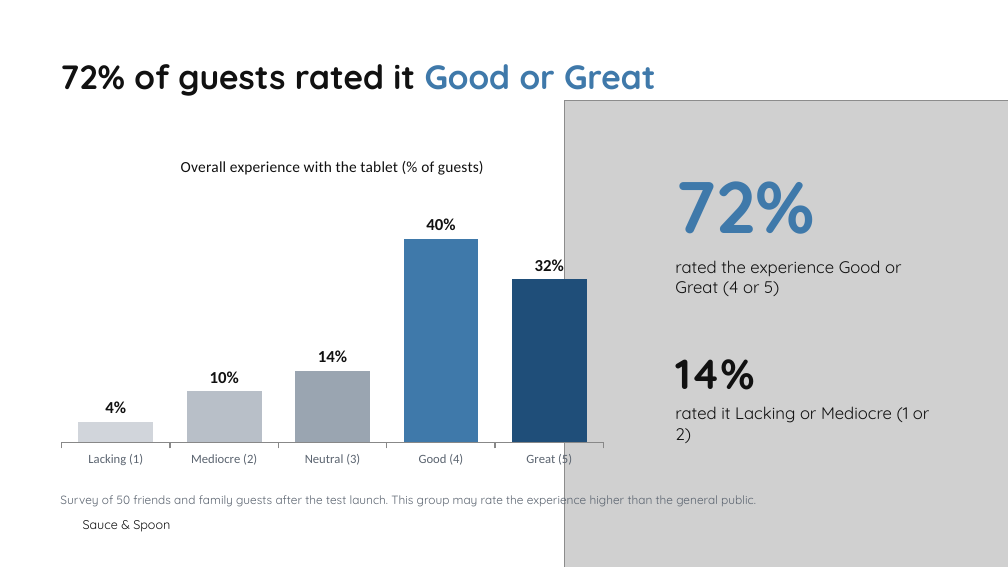
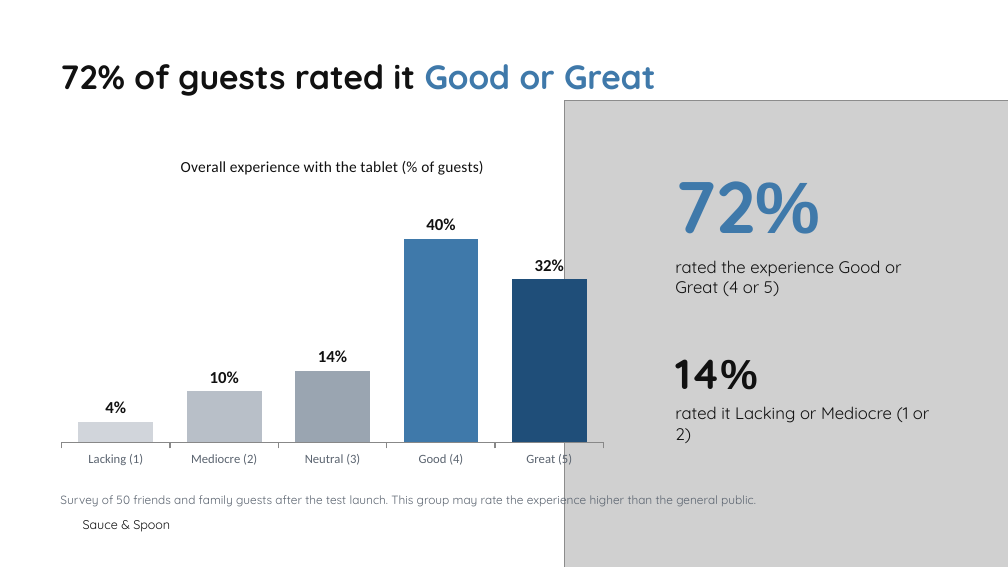
Before and after one commit to Daninja111/sauce-and-spoon-tablet-rollout, a slide deck: slide 4 of 2_Test-Launch-Findings.pptx. Drawn at 1008x567 pixels with LibreOffice and Linux fonts; fonts in the diff are those of the drawing; grey boxes stand for pictures; background and template pictures are left out. Boxes give left, top, right and bottom in pixels: in the first picture for what was removed or moved away, otherwise in the second. Text is boxed around its words. In the diff, an @@ line names an element or a change of style, - is before the commit and + after.

```diff
--- a/2_Test-Launch-Findings.pptx
+++ b/2_Test-Launch-Findings.pptx
@@ text "72%" at bbox=[675, 181, 820, 234]: font Quicksand to Arial in "72%" @@
@@ text "14%" at bbox=[675, 359, 757, 390]: font Quicksand to Arial in "14%" @@
```
Also in this commit, not shown: 2 other slides changed, 7 other files.
